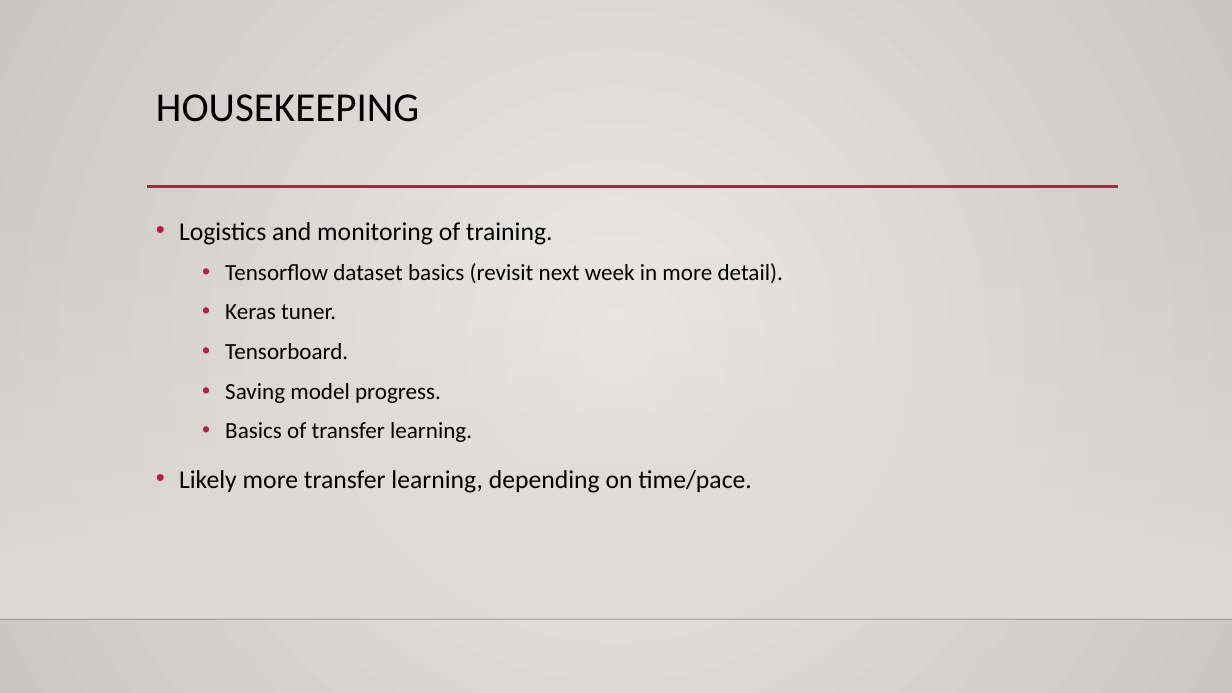
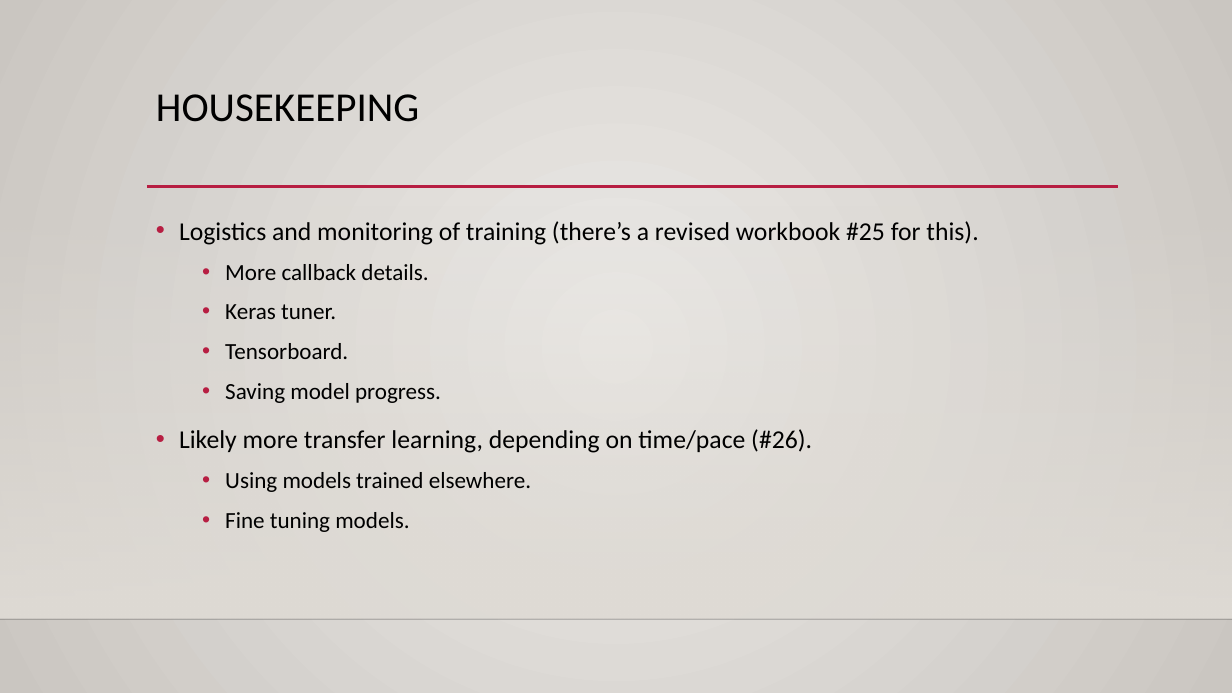
Before and after one commit to AkeemSemperDataScience/Intro_to_Machine_Learning_Students, a slide deck: slide 2 of reference_content/Slides/tensorboard_cnn_2.pptx. Drawn at 1232x693 pixels with LibreOffice and Linux fonts; fonts in the diff are those of the drawing; background and template pictures are left out. Boxes give left, top, right and bottom in pixels: in the first picture for what was removed or moved away, otherwise in the second. Text is boxed around its words. In the diff, an @@ line names an element or a change of style, - is before the commit and + after.

```diff
--- a/reference_content/Slides/tensorboard_cnn_2.pptx
+++ b/reference_content/Slides/tensorboard_cnn_2.pptx
@@ text at (179, 221, 978, 280): text changed; size 18 to 20 pt @@
-• Logistics and monitoring of training.
-  • Tensorflow dataset basics (revisit next week in more detail).
+• Logistics and monitoring of training (there’s a revised workbook #25 for this).
+  • More callback details.
@@ text at (179, 429, 812, 532): text changed @@
-  • Basics of transfer learning.
-• Likely more transfer learning, depending on time/pace.
+• Likely more transfer learning, depending on time/pace (#26).
+  • Using models trained elsewhere.
+  • Fine tuning models.
```
Also in this commit, not shown: 2 other files.
